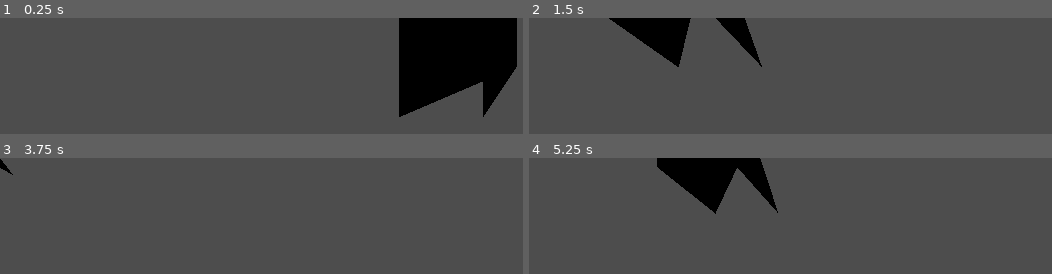
Above: before the commit, frames 1-4 (two rows, left to right).
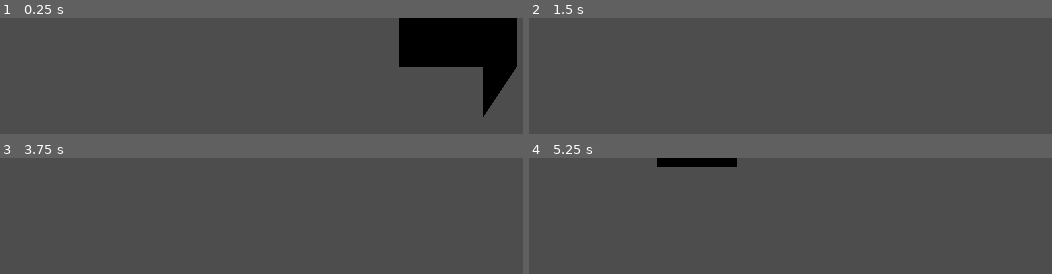
Above: after the commit, the same moments.

Repository: jpw1991/godot-test
Game: Godot game, scene res://root.tscn
The game is run twice, just before and just after one commit, with the same random seed, the same clock (stepped at 60 frames per second) and the same inputs.
Inputs (mouse positions are in pixels of both pictures, inside the frame that each line leads up to):
- Up to frame 1 (0.25 s): no input
- Up to frame 2 (1.5 s): tap Enter at 0.5 s; move the mouse to (outside the picture) at 0.52 s; hold D 0.53-1.25 s; tap Q at 0.6 s; click (outside the picture) at 0.67 s; drag from (outside the picture) to (outside the picture) at 1.27 s
- Up to frame 3 (3.75 s): tap Space at 2 s; move the mouse to (outside the picture) at 2.02 s; hold D 2.03-2.75 s; tap Shift at 2.1 s; drag from (outside the picture) to (outside the picture) at 2.77 s; tap Enter at 3.5 s; move the mouse to (outside the picture) at 3.52 s; hold A from 3.53 s (still down); tap Q at 3.6 s
- Up to frame 4 (5.25 s): release A at 4.25 s; tap Space at 4.25 s; drag from (outside the picture) to (806, 270) at 4.27 s; tap Enter at 5 s; move the mouse to (outside the picture) at 5.02 s; hold S from 5.03 s (still down); tap Shift at 5.1 s; click (outside the picture) at 5.17 s

The runs differ from the first frame. In frame 1, 4.5% of the frame differs, in the area x 76-93%, y 42-86%; in frame 2, 4.6%, in the area x 15-45%, y 0-43%; in frame 3, 0.1%; in frame 4, 4.5%.

Commit message:
verts fixed for fan approach

Diff:
--- a/root.gd
+++ b/root.gd
@@ -66,9 +66,9 @@
 			# order should be counter-clockwise
 
 			result.add_triangle_fan([position + BOTTOM_LEFT, position + BOTTOM_RIGHT,
-				position + TOP_RIGHT, position + TOP_LEFT],
-				[BOTTOM_LEFT_UV, BOTTOM_RIGHT_UV, TOP_RIGHT_UV, TOP_LEFT_UV],
-				[], [], [Vector3.UP, Vector3.UP, Vector3.UP, Vector3.UP])
+				position + TOP_RIGHT, position + TOP_LEFT])#,
+				#[BOTTOM_LEFT_UV, BOTTOM_RIGHT_UV, TOP_RIGHT_UV, TOP_LEFT_UV],
+				#[], [], [Vector3.UP, Vector3.UP, Vector3.UP, Vector3.UP])
 
 			# West wall
 			if x == 0 or tiles_2d[y][x-1].height() < tile.height():
@@ -79,9 +79,9 @@
 				result.add_triangle_fan([Vector3(position.x, min_height, position.z),
 					Vector3(position.x, min_height, position.z - 1),
 					Vector3(position.x, max_height, position.z - 1),
-					Vector3(position.x, max_height, position.z)],
-					[BOTTOM_LEFT_UV, BOTTOM_RIGHT_UV, TOP_RIGHT_UV, TOP_LEFT_UV],
-				[], [], [Vector3.LEFT, Vector3.LEFT, Vector3.LEFT, Vector3.LEFT])
+					Vector3(position.x, max_height, position.z)])#,
+					#[BOTTOM_LEFT_UV, BOTTOM_RIGHT_UV, TOP_RIGHT_UV, TOP_LEFT_UV],
+				#[], [], [Vector3.LEFT, Vector3.LEFT, Vector3.LEFT, Vector3.LEFT])
 
 #				vertices.append(Vector3(position.x, min_height, position.z))
 #				vertices.append(Vector3(position.x, min_height, position.z - 1))
@@ -96,10 +96,11 @@
 
 				result.add_triangle_fan([Vector3(position.x + 1, min_height, position.z),
 					Vector3(position.x + 1, min_height, position.z - 1),
-					Vector3(position.x + 1, max_height, position.z),
-					Vector3(position.x + 1, max_height, position.z - 1)],
-					[BOTTOM_LEFT_UV, BOTTOM_RIGHT_UV, TOP_RIGHT_UV, TOP_LEFT_UV],
-				[], [], [Vector3.RIGHT, Vector3.RIGHT, Vector3.RIGHT, Vector3.RIGHT])
+					Vector3(position.x + 1, max_height, position.z - 1),
+					Vector3(position.x + 1, max_height, position.z)])#,
+					#[BOTTOM_LEFT_UV, BOTTOM_RIGHT_UV, TOP_RIGHT_UV, TOP_LEFT_UV],
+					##[BOTTOM_RIGHT_UV, BOTTOM_LEFT_UV, TOP_LEFT_UV, TOP_RIGHT_UV],
+				#[], [], [Vector3.RIGHT, Vector3.RIGHT, Vector3.RIGHT, Vector3.RIGHT])
 
 #				vertices.append(Vector3(position.x + 1, min_height, position.z))
 #				vertices.append(Vector3(position.x + 1, min_height, position.z - 1))
@@ -114,10 +115,10 @@
 
 				result.add_triangle_fan([Vector3(position.x, min_height, position.z),
 					Vector3(position.x + 1, min_height, position.z),
-					Vector3(position.x, max_height, position.z),
-					Vector3(position.x + 1, max_height, position.z)],
-					[BOTTOM_LEFT_UV, BOTTOM_RIGHT_UV, TOP_RIGHT_UV, TOP_LEFT_UV],
-				[], [], [Vector3.BACK, Vector3.BACK, Vector3.BACK, Vector3.BACK])
+					Vector3(position.x + 1, max_height, position.z),
+					Vector3(position.x, max_height, position.z)])#,
+					#[BOTTOM_LEFT_UV, BOTTOM_RIGHT_UV, TOP_RIGHT_UV, TOP_LEFT_UV],
+				#[], [], [Vector3.BACK, Vector3.BACK, Vector3.BACK, Vector3.BACK])
 
 #				vertices.append(Vector3(position.x, min_height, position.z))
 #				vertices.append(Vector3(position.x + 1, min_height, position.z))
@@ -132,10 +133,10 @@
 
 				result.add_triangle_fan([Vector3(position.x, min_height, position.z - 1),
 					Vector3(position.x + 1, min_height, position.z - 1),
-					Vector3(position.x, max_height, position.z - 1),
-					Vector3(position.x + 1, max_height, position.z - 1)],
-					[BOTTOM_LEFT_UV, BOTTOM_RIGHT_UV, TOP_RIGHT_UV, TOP_LEFT_UV],
-				[], [], [Vector3.FORWARD, Vector3.FORWARD, Vector3.FORWARD, Vector3.FORWARD])
+					Vector3(position.x + 1, max_height, position.z - 1),
+					Vector3(position.x, max_height, position.z - 1)])#,
+					#[BOTTOM_LEFT_UV, BOTTOM_RIGHT_UV, TOP_RIGHT_UV, TOP_LEFT_UV],
+				#[], [], [Vector3.FORWARD, Vector3.FORWARD, Vector3.FORWARD, Vector3.FORWARD])
 
 #				vertices.append(Vector3(position.x, min_height, position.z - 1))
 #				vertices.append(Vector3(position.x + 1, min_height, position.z - 1))
